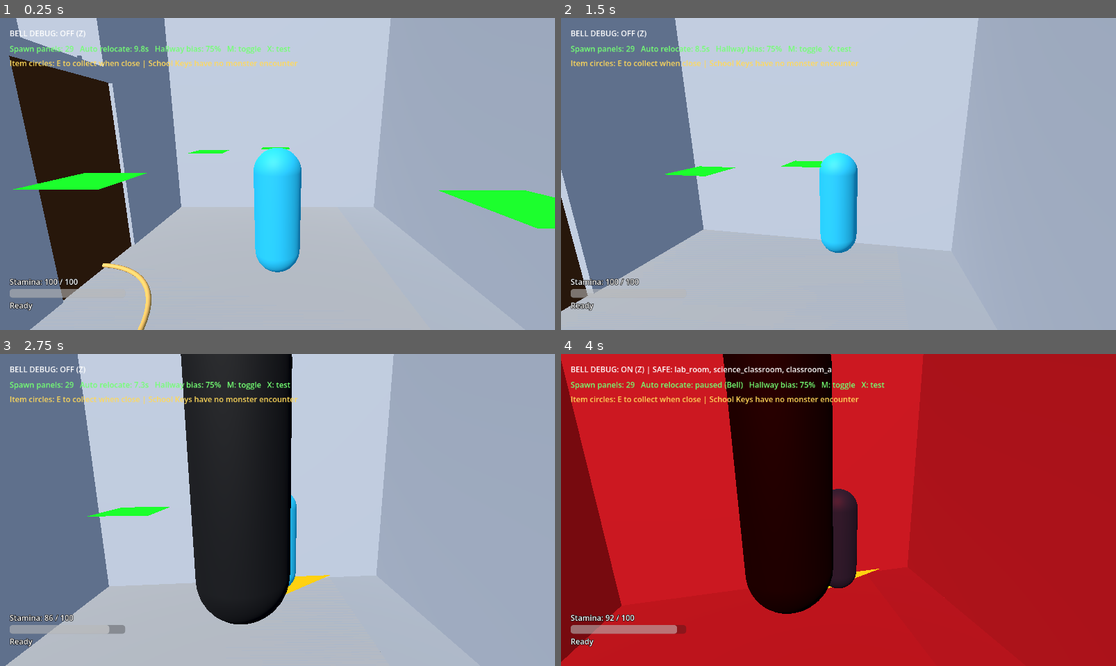
Above: before the commit, frames 1-4 (two rows, left to right).
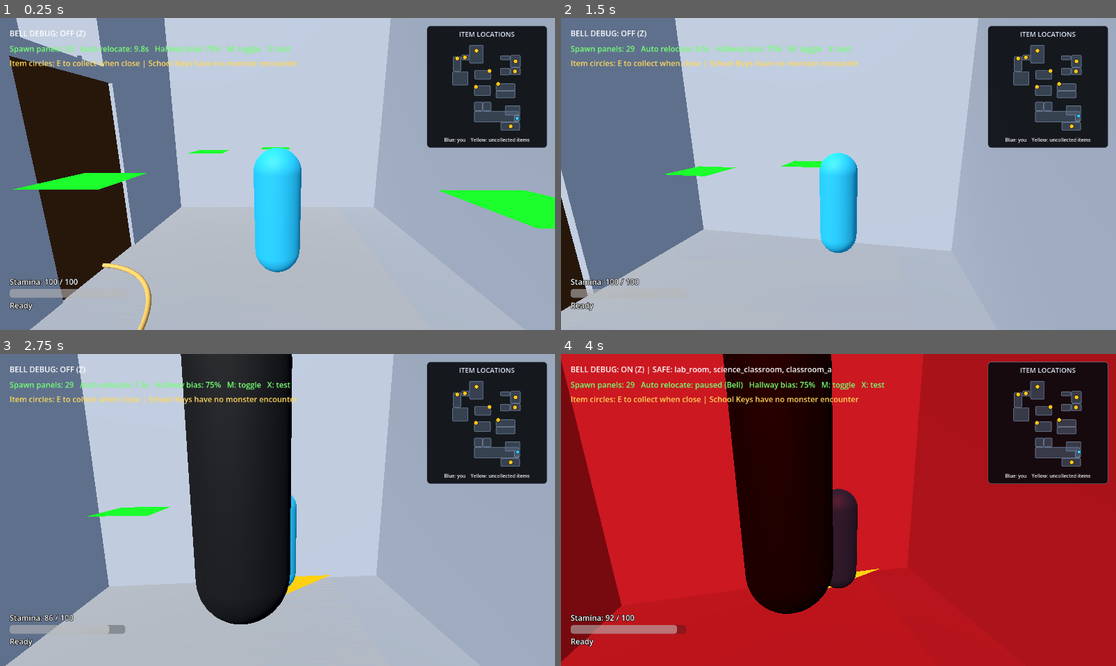
Above: after the commit, the same moments.

Repository: evanqjones/Comp440Project3
Game: Godot game, scene res://scenes/school_blockout_preview.tscn
Same seed, same stepped clock (60 frames per second), same inputs: the game is played once before the commit and once after it.
Inputs (mouse positions are in pixels of both pictures, inside the frame that each line leads up to):
- Up to frame 1 (0.25 s): no input
- Up to frame 2 (1.5 s): tap Enter at 0.5 s; move the mouse to (866, 174) at 0.52 s; hold W from 0.53 s (still down); tap E at 0.6 s; move the mouse to (810, 174) at 1.27 s; tap Ctrl at 1.35 s
- Up to frame 3 (2.75 s): keep holding W; move the mouse to (288, 503) at 2.02 s; hold Shift from 2.03 s (still down)
- Up to frame 4 (4 s): keep holding W; move the mouse to (832, 516) at 2.77 s; release Shift at 2.78 s; tap Z at 2.85 s; move the mouse to (877, 513) at 3.52 s; tap M at 3.6 s

The runs differ from the first frame. In frame 1, 8.5% of the frame differs, in the area x 76-99%, y 2-42%; in frame 2, 8.5%; in frame 3, 8.5%; in frame 4, 8.5%.
Error before the commit: Invalid assignment of property or key 'visible' with value of type 'bool' on a base object of type 'Nil'. (res://scenes/school_blockout_preview.gd:171)
Error after the commit: Invalid assignment of property or key 'visible' with value of type 'bool' on a base object of type 'Nil'. (res://scenes/school_blockout_preview.gd:175)

Commit message:
Add preview item minimap

Diff:
--- a/scenes/school_blockout_preview.gd
+++ b/scenes/school_blockout_preview.gd
@@ -94,6 +94,10 @@
 var _safe_room_lights: Dictionary = {}
 var _window_lurk_markers: Dictionary = {}
 var _item_markers: Dictionary = {}
+var _item_minimap_dots: Dictionary = {}
+var _item_minimap_map: Control
+var _item_minimap_player_dot: Control
+var _item_minimap_world_bounds := AABB()
 var _collected_preview_items: Dictionary = {}
 var _item_room_bounds: Dictionary = {}
 var _active_preview_encounter: StringName = &""
@@ -169,6 +173,7 @@
 	_try_science_window_stalk_spawn()
 	_camera_hallway_spawn_valid = _update_follow_camera_hallway_spawn()
 	_camera_hallway_spawn.visible = _spawn_marker_nodes_visible and _camera_hallway_spawn_valid
+	_update_item_minimap_player_dot()
 	var chase_active: bool = monster.current_state == &"SHORT_CHASE" or monster.current_state == &"BELL_CHASE"
 	if _bell_debug_active or chase_active or monster.current_state == &"INVESTIGATE" or _active_preview_encounter != &"" o …(193 unchanged characters)…
 		_update_spawn_debug_label()
@@ -242,6 +247,154 @@
 		marker.add_child(label)
 		school.add_child(marker)
 		_item_markers[item["id"]] = marker
+	_create_preview_item_minimap()
+
+func _create_preview_item_minimap() -> void:
+	var floor_entries: Array[Dictionary] = []
+	var seen_floors: Dictionary = {}
+	var has_world_bounds := false
+	for room in PREVIEW_ROOM_FLOORS:
+		_add_minimap_floor_entry(String(room["floor"]), floor_entries, seen_floors, has_world_bounds)
+		if not floor_entries.is_empty():
+			has_world_bounds = true
+	for item in PREVIEW_ITEMS:
+		_add_minimap_floor_entry(String(item["floor"]), floor_entries, seen_floors, has_world_bounds)
+		if not floor_entries.is_empty():
+			has_world_bounds = true
+	if not has_world_bounds:
+		return
+
+	var overlay := Control.new()
+	overlay.name = "ItemMinimapOverlay"
+	overlay.set_anchors_and_offsets_preset(Control.PRESET_FULL_RECT)
+	overlay.mouse_filter = Control.MOUSE_FILTER_IGNORE
+	$DebugOverlay.add_child(overlay)
+
+	var panel := PanelContainer.new()
+	panel.name = "ItemMinimap"
+	panel.anchor_left = 1.0
+	panel.anchor_right = 1.0
+	panel.anchor_top = 0.0
+	panel.anchor_bottom = 0.0
+	panel.offset_left = -266.0
+	panel.offset_right = -16.0
+	panel.offset_top = 16.0
+	panel.offset_bottom = 270.0
+	var panel_style := StyleBoxFlat.new()
+	panel_style.bg_color = Color(0.025, 0.035, 0.05, 0.9)
+	panel_style.border_color = Color(0.38, 0.44, 0.52, 0.85)
+	panel_style.set_border_width_all(1)
+	panel_style.set_corner_radius_all(7)
+	panel_style.set_content_margin_all(8.0)
+	panel.add_theme_stylebox_override("panel", panel_style)
+	overlay.add_child(panel)
+
+	var layout := VBoxContainer.new()
+	layout.add_theme_constant_override("separation", 4)
+	panel.add_child(layout)
+	var title := Label.new()
+	title.text = "ITEM LOCATIONS"
+	title.horizontal_alignment = HORIZONTAL_ALIGNMENT_CENTER
+	title.add_theme_color_override("font_color", Color(0.88, 0.92, 0.98))
+	title.add_theme_font_size_override("font_size", 14)
+	layout.add_child(title)
+
+	_item_minimap_map = Control.new()
+	_item_minimap_map.name = "SchoolMap"
+	_item_minimap_map.custom_minimum_size = Vector2(232.0, 194.0)
+	_item_minimap_map.mouse_filter = Control.MOUSE_FILTER_IGNORE
+	_item_minimap_map.clip_contents = true
+	layout.add_child(_item_minimap_map)
+	for floor_entry in floor_entries:
+		var floor_bounds: AABB = floor_entry["bounds"]
+		var room_shape := Panel.new()
+		room_shape.name = "RoomShape_%s" % String(floor_entry["name"]).replace(" ", "_")
+		room_shape.mouse_filter = Control.MOUSE_FILTER_IGNORE
+		var room_style := StyleBoxFlat.new()
+		room_style.bg_color = Color(0.36, 0.43, 0.53, 0.48)
+		room_style.border_color = Color(0.58, 0.66, 0.78, 0.72)
+		room_style.set_border_width_all(1)
+		room_style.set_corner_radius_all(2)
+		room_shape.add_theme_stylebox_override("panel", room_style)
+		_item_minimap_map.add_child(room_shape)
+		var room_top_left := _item_minimap_position(Vector3(floor_bounds.position.x, 0.0, floor_bounds.position.z))
+		var room_bottom_right := _item_minimap_position(Vector3(floor_bounds.end.x, 0.0, floor_bounds.end.z))
+		room_shape.position = room_top_left
+		room_shape.size = room_bottom_right - room_top_left
+
+	for item in PREVIEW_ITEMS:
+		var marker := _item_markers.get(item["id"]) as Node3D
+		if marker == null:
+			continue
+		var dot := Panel.new()
+		dot.name = "ItemDot_%s" % String(item["id"])
+		dot.custom_minimum_size = Vector2(10.0, 10.0)
+		dot.size = dot.custom_minimum_size
+		dot.mouse_filter = Control.MOUSE_FILTER_IGNORE
+		var dot_style := StyleBoxFlat.new()
+		dot_style.bg_color = Color(1.0, 0.78, 0.12, 1.0)
+		dot_style.border_color = Color(0.16, 0.12, 0.03, 1.0)
+		dot_style.set_border_width_all(1)
+		dot_style.set_corner_radius_all(5)
+		dot.add_theme_stylebox_override("panel", dot_style)
+		_item_minimap_map.add_child(dot)
+		dot.position = _item_minimap_position(marker.global_position) - dot.size * 0.5
+		dot.visible = not _collected_preview_items.has(item["id"])
+		_item_minimap_dots[item["id"]] = dot
+
+	_item_minimap_player_dot = Panel.new()
+	_item_minimap_player_dot.name = "PlayerDot"
+	_item_minimap_player_dot.custom_minimum_size = Vector2(9.0, 9.0)
+	_item_minimap_player_dot.size = _item_minimap_player_dot.custom_minimum_size
+	_item_minimap_player_dot.mouse_filter = Control.MOUSE_FILTER_IGNORE
+	var player_dot_style := StyleBoxFlat.new()
+	player_dot_style.bg_color = Color(0.22, 0.78, 1.0, 1.0)
+	player_dot_style.border_color = Color(0.04, 0.14, 0.2, 1.0)
+	player_dot_style.set_border_width_all(1)
+	player_dot_style.set_corner_radius_all(5)
+	_item_minimap_player_dot.add_theme_stylebox_override("panel", player_dot_style)
+	_item_minimap_map.add_child(_item_minimap_player_dot)
+	_update_item_minimap_player_dot()
+
+	var legend := Label.new()
+	legend.text = "Blue: you    Yellow: uncollected items"
+	legend.horizontal_alignment = HORIZONTAL_ALIGNMENT_CENTER
+	legend.add_theme_color_override("font_color", Color(0.92, 0.92, 0.92))
+	legend.add_theme_font_size_override("font_size", 10)
+	layout.add_child(legend)
+
+func _add_minimap_floor_entry(floor_name: String, entries: Array[Dictionary], seen: Dictionary, has_bounds: bool) -> void:
+	var floor_node := _find_room_floor(school, floor_name)
+	if floor_node == null or floor_node.mesh == null or seen.has(floor_node.get_instance_id()):
+		return
+	var bounds: AABB = floor_node.global_transform * floor_node.mesh.get_aabb()
+	seen[floor_node.get_instance_id()] = true
+	entries.append({"name": floor_name, "bounds": bounds})
+	if not has_bounds:
+		_item_minimap_world_bounds = bounds
+	else:
+		_item_minimap_world_bounds = _item_minimap_world_bounds.merge(bounds)
+
+func _item_minimap_position(world_position: Vector3) -> Vector2:
+	if _item_minimap_map == null or _item_minimap_world_bounds.size.x <= 0.0 or _item_minimap_world_bounds.size.z <= 0.0:
+		return Vector2.ZERO
+	var map_size := _item_minimap_map.custom_minimum_size
+	var inset := Vector2(8.0, 8.0)
+	var available := map_size - inset * 2.0
+	var scale_factor := minf(available.x / _item_minimap_world_bounds.size.x, available.y / _item_minimap_world_bounds.size.z)
+	var displayed_size := Vector2(_item_minimap_world_bounds.size.x, _item_minimap_world_bounds.size.z) * scale_factor
+	var origin := (map_size - displayed_size) * 0.5
+	return origin + Vector2(world_position.x - _item_minimap_world_bounds.position.x, world_position.z - _item_minimap_world_bounds.position.z) * scale_factor
+
+func _hide_item_minimap_dot(item_id: StringName) -> void:
+	var dot := _item_minimap_dots.get(item_id) as Control
+	if dot != null:
+		dot.visible = false
+
+func _update_item_minimap_player_dot() -> void:
+	if _item_minimap_player_dot == null or player == null or _item_minimap_map == null:
+		return
+	_item_minimap_player_dot.position = _item_minimap_position(player.global_position) - _item_minimap_player_dot.size * 0.5
 
 func _preview_item_color(item_id: StringName) -> Color:
 	match item_id:
@@ -597,6 +750,7 @@
 		return false
 	var item_id: StringName = nearest_item["id"]
 	_collected_preview_items[item_id] = true
+	_hide_item_minimap_dot(item_id)
 	(_item_markers[item_id] as Node3D).visible = false
 	player.noise_emitted.emit(NoiseEvent.new(player.global_position, NoiseEvent.NoiseLevel.LOUD, item_id))
 	monster.on_preview_item_collected(item_id)
Not shown, changed: After-School-AI-GDD/docs/PROGRESS.md
